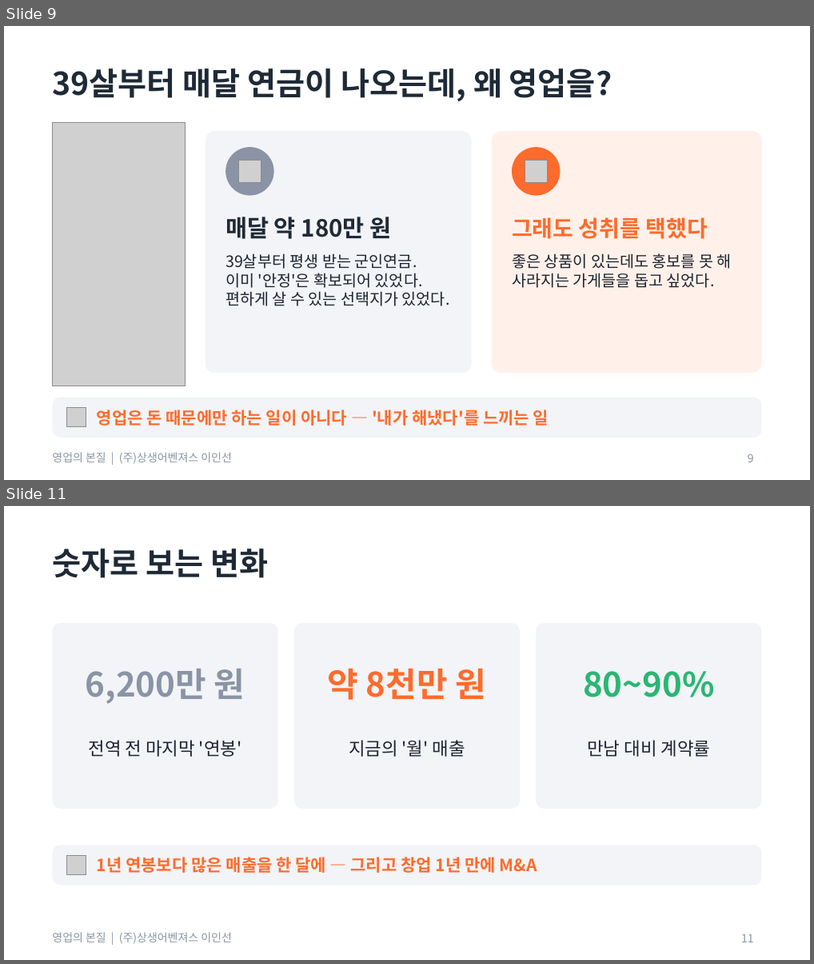
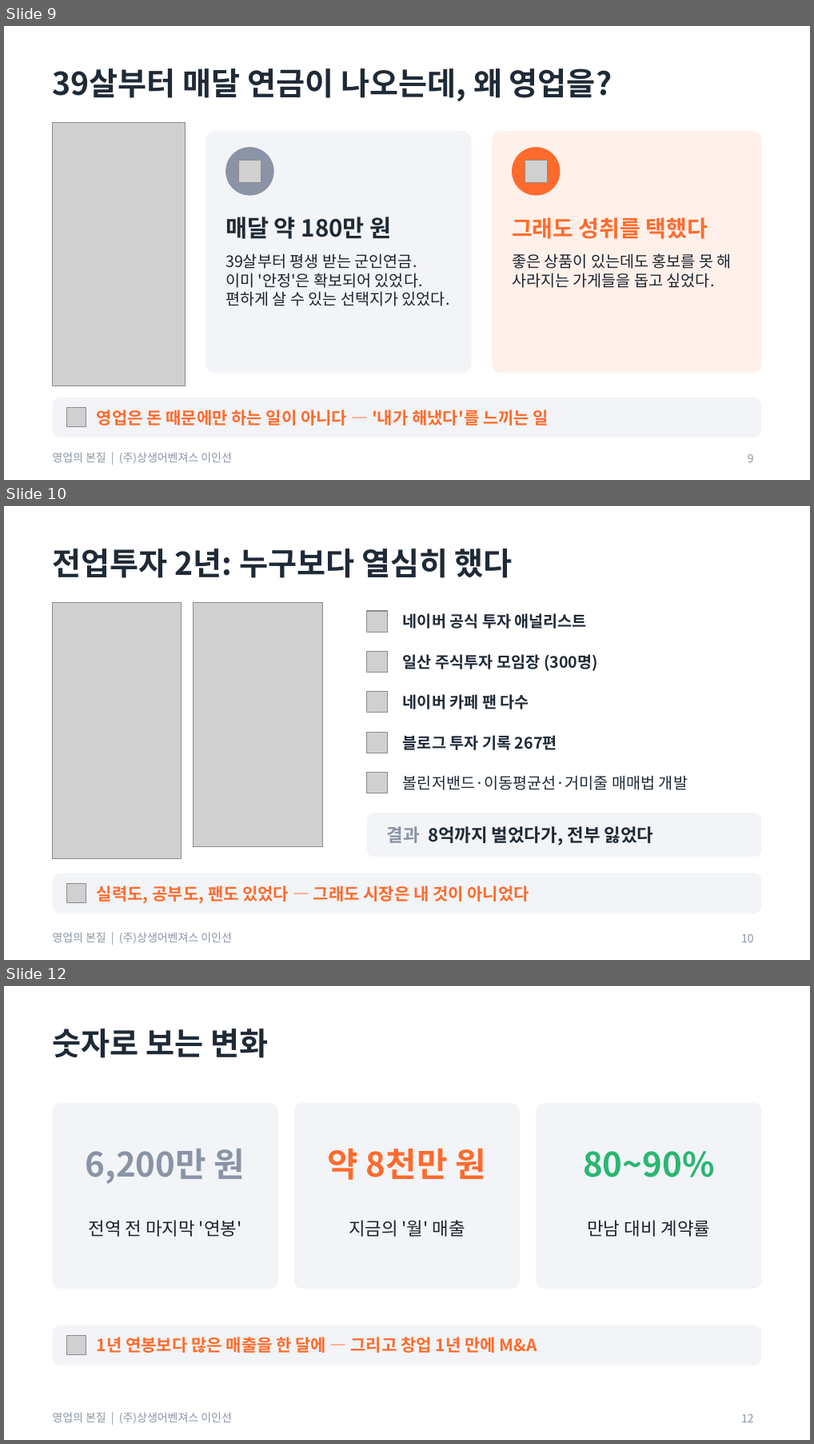
Before and after one commit to aspirinx79-crypto/cmo, a slide deck: docs/sales/영업의_본질_교육자료.pptx. Shown one above the other, each under a label of ours: slides 9 and 11 before the commit, slides 9, 10 and 12 after it; the slides between them are not shown. The pictures are 814x964 and 814x1444 pixels, drawn with LibreOffice and Linux fonts; fonts in the diff are those of the drawing; grey boxes stand for pictures. Boxes give left, top, right and bottom in pixels: in the first picture for what was removed or moved away, otherwise in the second. Text is boxed around its words. In the diff, an @@ line names an element or a change of style, - is before the commit and + after.

```diff
--- a/docs/sales/영업의_본질_교육자료.pptx
+++ b/docs/sales/영업의_본질_교육자료.pptx
@@ slide 10 added at [4, 506, 810, 960], background #FFFFFF; not listed: 1 template element that a slide beside it also shows @@
@@ title added at [52, 548, 513, 578], 28 pt, text #1F2A37, bold @@
+전업투자 2년: 누구보다 열심히 했다
@@ picture added at [52, 603, 182, 858] @@
@@ picture added at [194, 603, 322, 846] @@
@@ picture added at [367, 611, 388, 632] @@
@@ text added at [403, 613, 587, 628], 14 pt, text #1F2A37, bold @@
+네이버 공식 투자 애널리스트
@@ picture added at [367, 651, 388, 672] @@
@@ text added at [403, 654, 598, 671], 14 pt, text #1F2A37, bold @@
+일산 주식투자 모임장 (300명)
@@ picture added at [367, 692, 388, 712] @@
@@ text added at [403, 694, 530, 709], 14 pt, text #1F2A37, bold @@
+네이버 카페 팬 다수
@@ picture added at [367, 732, 388, 752] @@
@@ text added at [403, 735, 558, 750], 14 pt, text #1F2A37, bold @@
+블로그 투자 기록 267편
@@ picture added at [367, 772, 388, 793] @@
@@ text added at [403, 775, 688, 790], 14 pt, text #1F2A37 @@
+볼린저밴드·이동평균선·거미줄 매매법 개발
@@ rounded rectangle added at [367, 812, 762, 856], fill #F2F4F7 @@
@@ text added at [387, 826, 654, 845], 16 pt, text #1F2A37, bold @@
+결과 8억까지 벌었다가, 전부 잃었다
@@ rounded rectangle added at [52, 873, 762, 913], fill #F2F4F7 @@
@@ picture added at [67, 884, 86, 903] @@
@@ text added at [97, 885, 530, 903], 15 pt, text #FF6B2C, bold @@
+실력도, 공부도, 팬도 있었다 — 그래도 시장은 내 것이 아니었다
@@ page number added at [742, 933, 754, 942], 10 pt, text #8A94A6 @@
+10
@@ what was slide 11 is now slide 12 @@
@@ page number at [742, 1413, 754, 1422]: text changed @@
-11
+12
```
Also in this commit, not shown: 1 slide changed, 1 other slide added, 1 slide removed, 2 other files.
